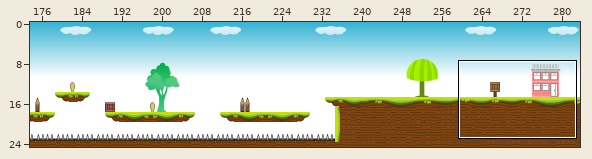
Level history. Tiled map: projeto/maps/level4.tmx. Above: a wide view before the commit, with the close-up outlined.
Close-up. Old version:
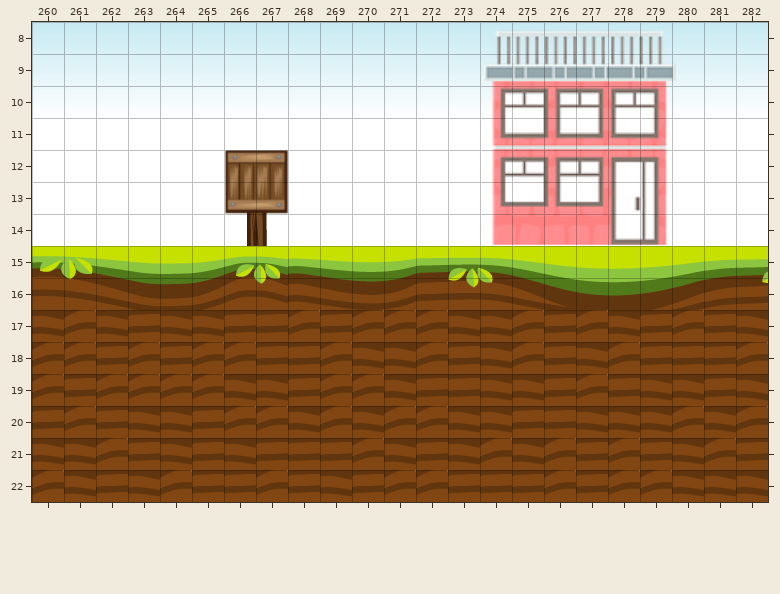
Cells are 32x32 px. Shown: x 260..282, y 8..22.
The result:
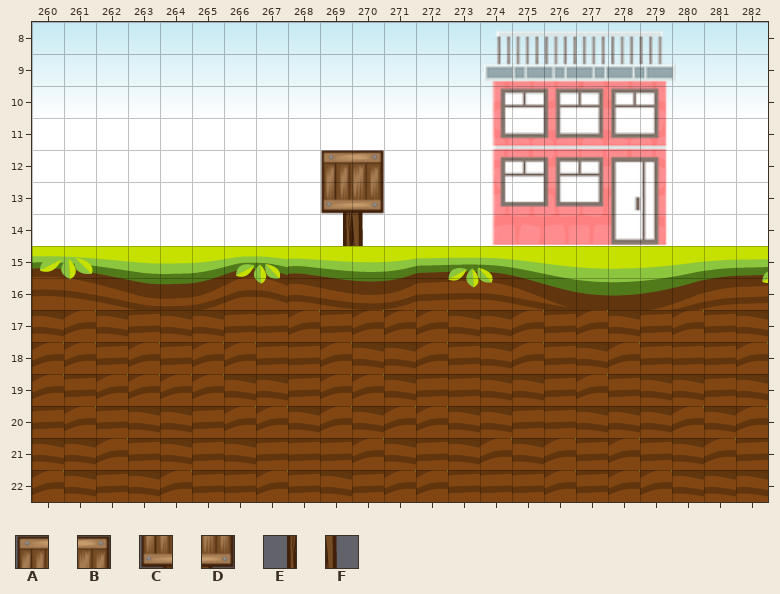
Key: from "placa": A 0, B 1, C 2, D 3, E 4, F 5.
_ is an empty cell.
What changed:
Layer "Arvores":
y 12: x 266..267 AB -> __; x 269..270 __ -> AB
y 13: x 266..267 CD -> __; x 269..270 __ -> CD
y 14: x 266..267 EF -> __; x 269..270 __ -> EF
